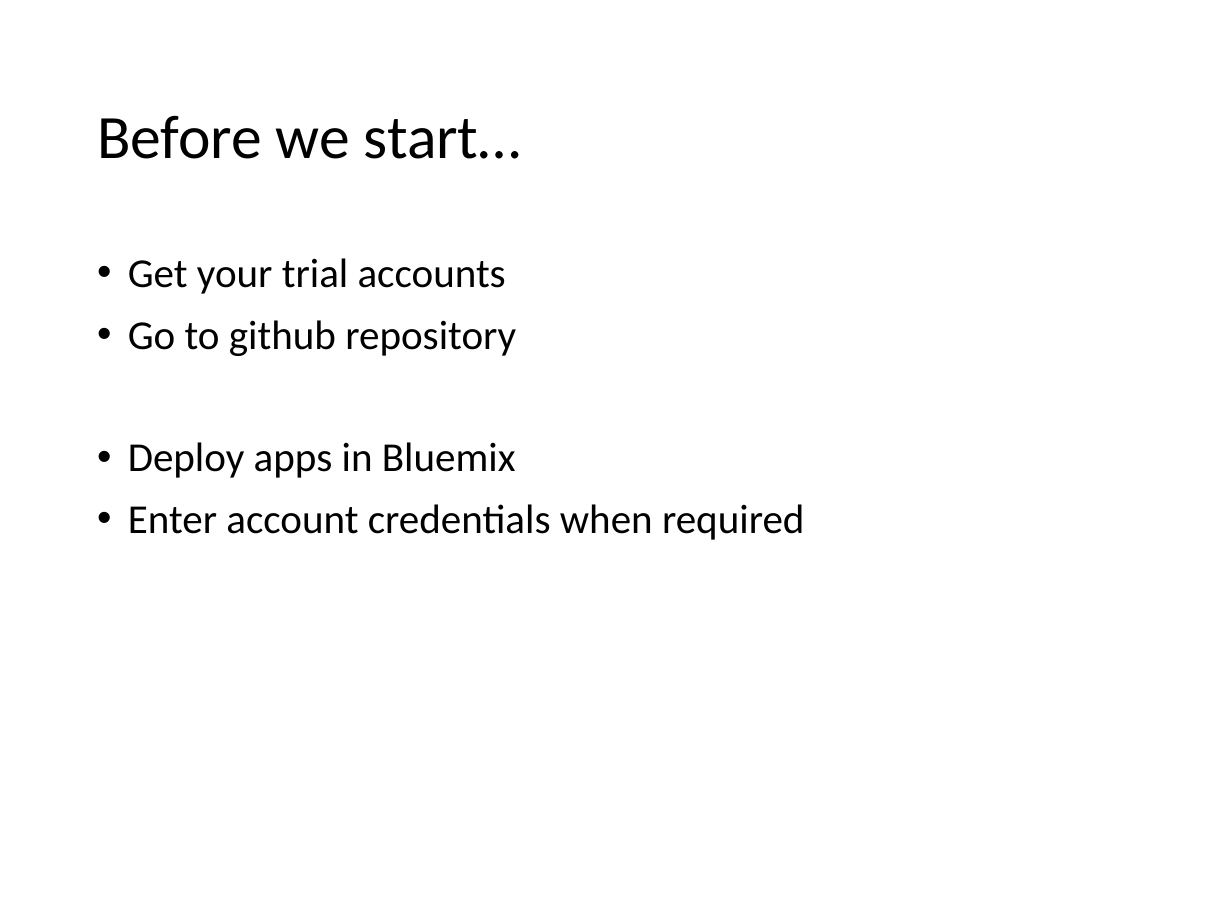
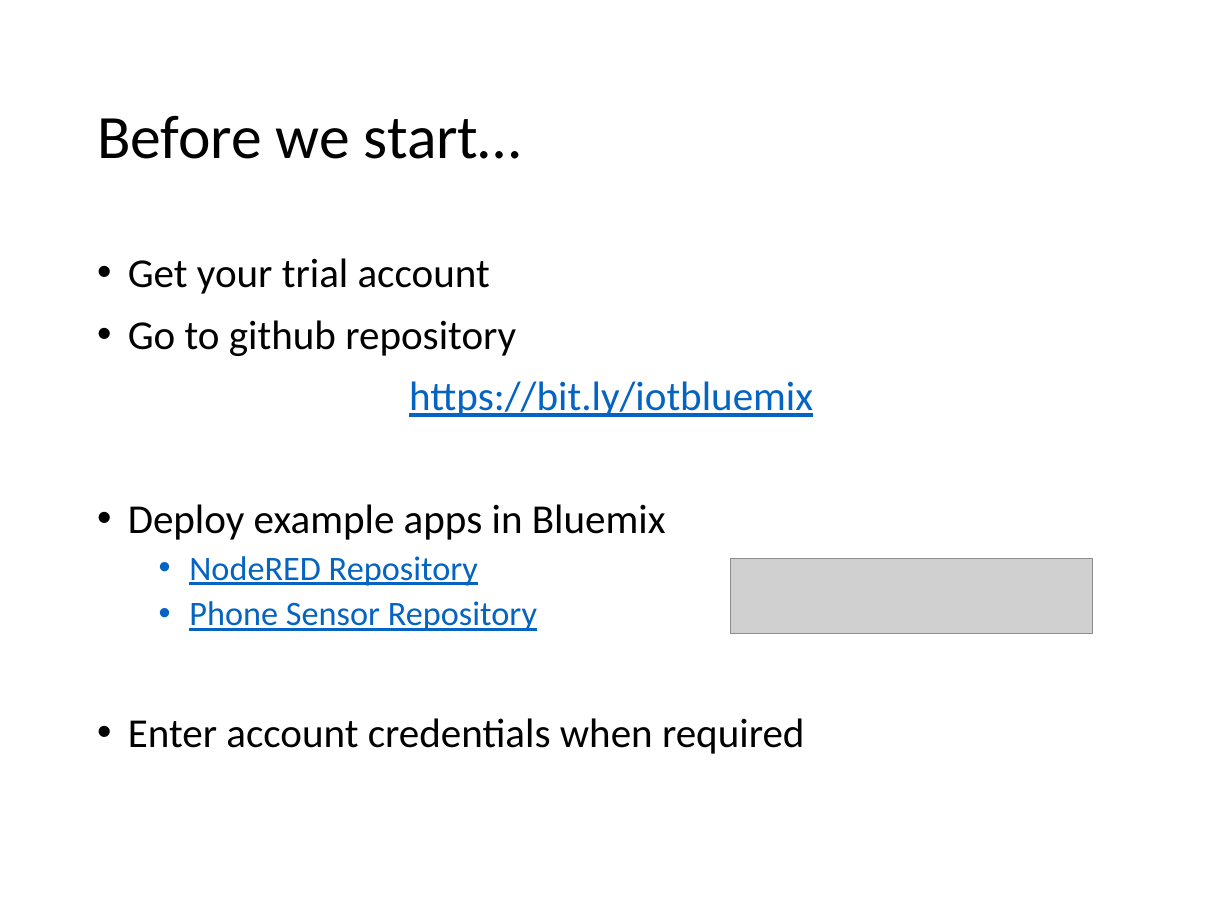
Before and after one commit to cdeck3r/IoTBluemixTutorial, a slide deck: slide 9 of Slides/IoTBluemixTutorial.pptx. Drawn at 1232x924 pixels with LibreOffice and Linux fonts; fonts in the diff are those of the drawing; grey boxes stand for pictures. Boxes give left, top, right and bottom in pixels: in the first picture for what was removed or moved away, otherwise in the second. Text is boxed around its words. In the diff, an @@ line names an element or a change of style, - is before the commit and + after.

```diff
--- a/Slides/IoTBluemixTutorial.pptx
+++ b/Slides/IoTBluemixTutorial.pptx
@@ text at <box>128,258,490,294</box>: text changed @@
-• Get your trial accounts
+• Get your trial account
@@ text at <box>128,381,813,631</box>: text changed; text colour #000000 to #0563C1 @@
-• Deploy apps in Bluemix
+https://bit.ly/iotbluemix
+• Deploy example apps in Bluemix
+  • NodeRED Repository
+  • Phone Sensor Repository
@@ picture added at <box>731,559,1092,634</box> @@
```
Also in this commit, not shown: 9 slides added, 3 slides removed.
